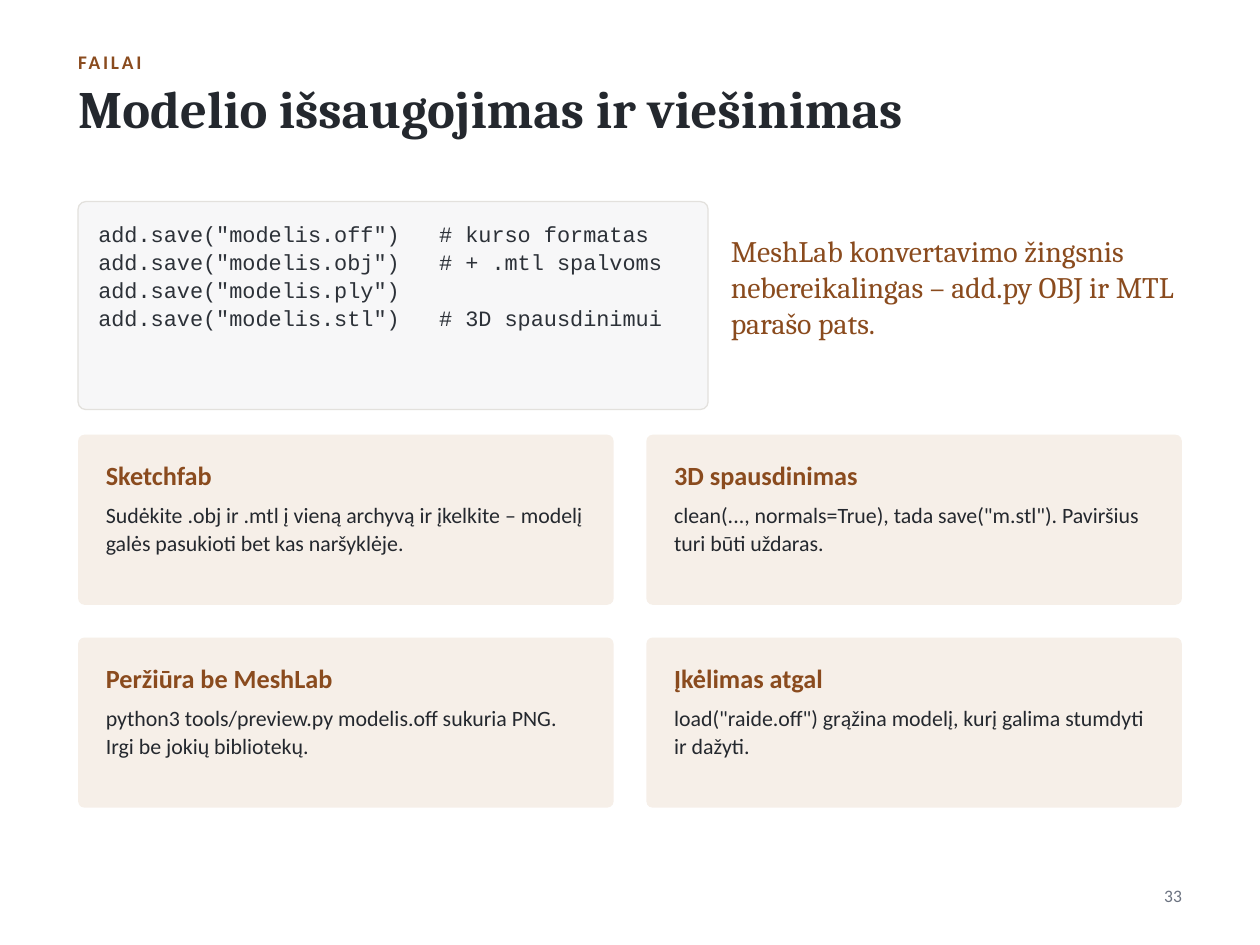
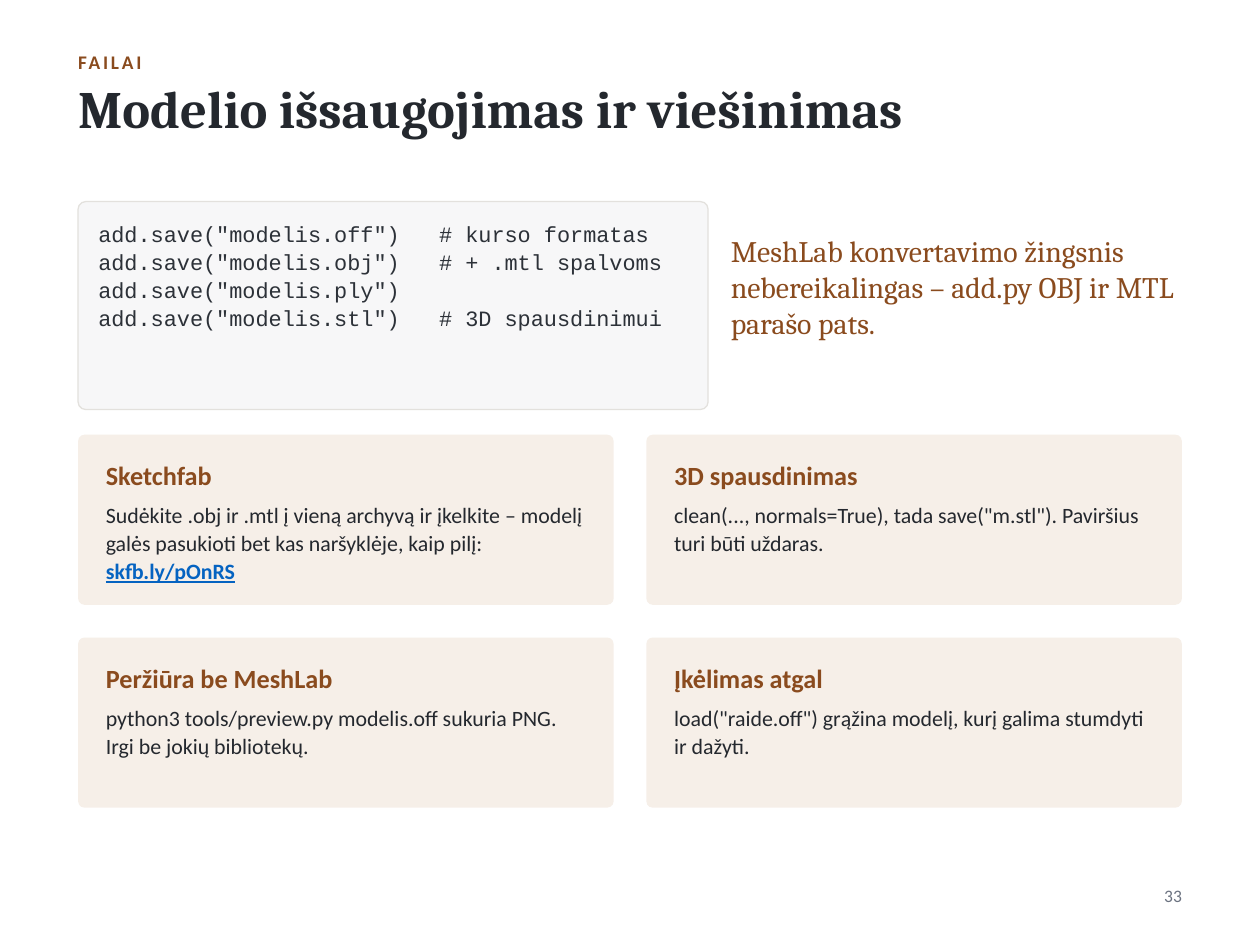
Before and after one commit to akatasis/add3d, a slide deck: slide 34 of slides/add_py_2026_lt.pptx. Drawn at 1260x945 pixels with LibreOffice and Linux fonts; fonts in the diff are those of the drawing. Boxes give left, top, right and bottom in pixels: in the first picture for what was removed or moved away, otherwise in the second. Text is boxed around its words. In the diff, an @@ line names an element or a change of style, - is before the commit and + after.

```diff
--- a/slides/add_py_2026_lt.pptx
+++ b/slides/add_py_2026_lt.pptx
@@ text at <box>106,507,582,583</box>: text changed @@
-Sudėkite .obj ir .mtl į vieną archyvą ir įkelkite – modelį galės pasukioti bet kas naršyklėje.
+Sudėkite .obj ir .mtl į vieną archyvą ir įkelkite – modelį galės pasukioti bet kas naršyklėje, kaip pilį: skfb.ly/pOnRS
```
Also in this commit, not shown: 1 other slide changed, 12 other files.
